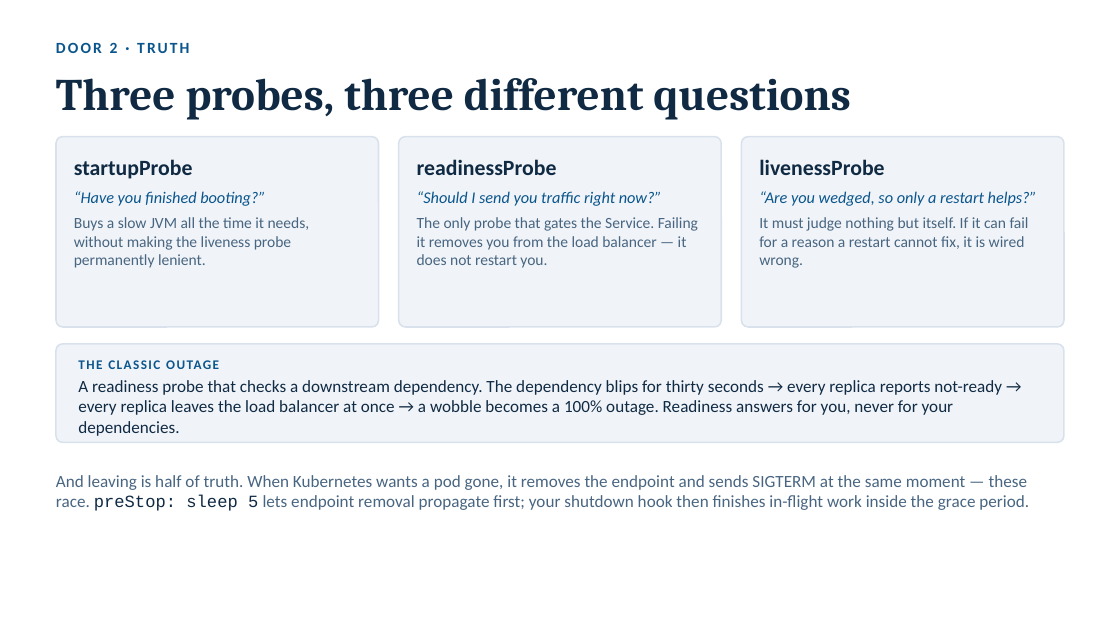
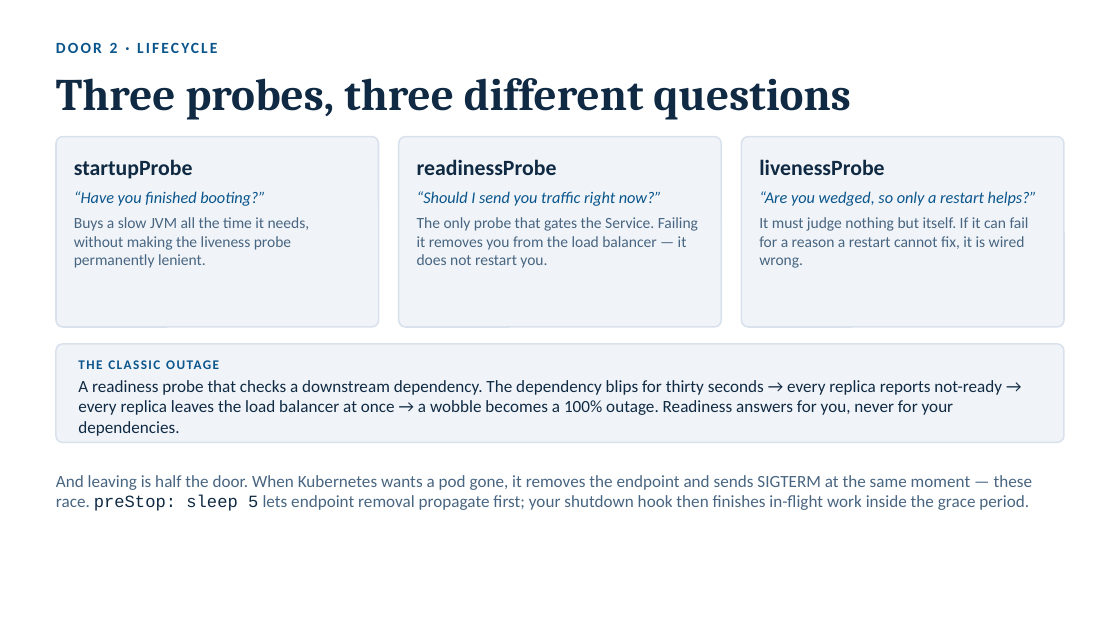
Before and after one commit to jamiegunn/k8s_soup_to_nuts, a slide deck: slide 5 of presentation/k8s-for-developers.pptx. Drawn at 1120x630 pixels with LibreOffice and Linux fonts; fonts in the diff are those of the drawing. Boxes give left, top, right and bottom in pixels: in the first picture for what was removed or moved away, otherwise in the second. Text is boxed around its words. In the diff, an @@ line names an element or a change of style, - is before the commit and + after.

```diff
--- a/presentation/k8s-for-developers.pptx
+++ b/presentation/k8s-for-developers.pptx
@@ text at [110,42,118,53]: text changed @@
-DOOR 2 · TRUTH
+DOOR 2 · LIFECYCLE
@@ text at [56,475,1032,511]: text changed @@
-And leaving is half of truth. When Kubernetes wants a pod gone, it removes the endpoint and sends SIGTERM at the same moment — these race. preStop: sleep 5 lets endpoint removal propagate first; your shutdown hook then finishes in-flight work inside the grace period.
+And leaving is half the door. When Kubernetes wants a pod gone, it removes the endpoint and sends SIGTERM at the same moment — these race. preStop: sleep 5 lets endpoint removal propagate first; your shutdown hook then finishes in-flight work inside the grace period.
```
Also in this commit, not shown: 2 other slides changed, 5 other files.
